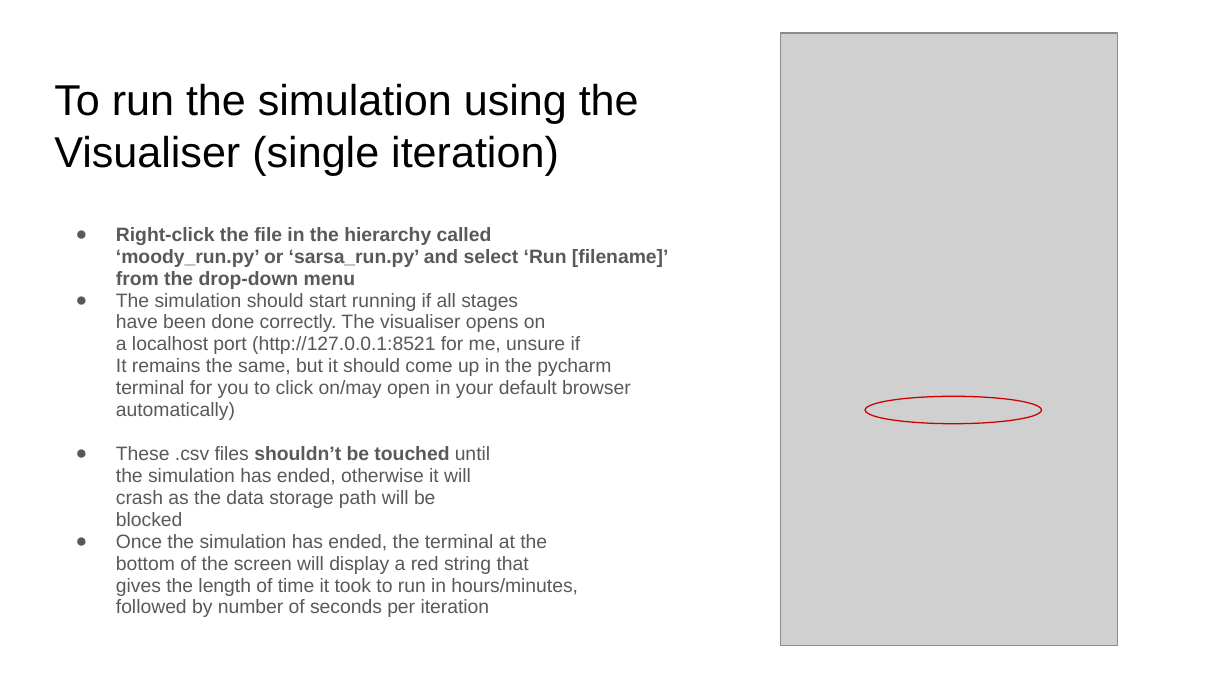
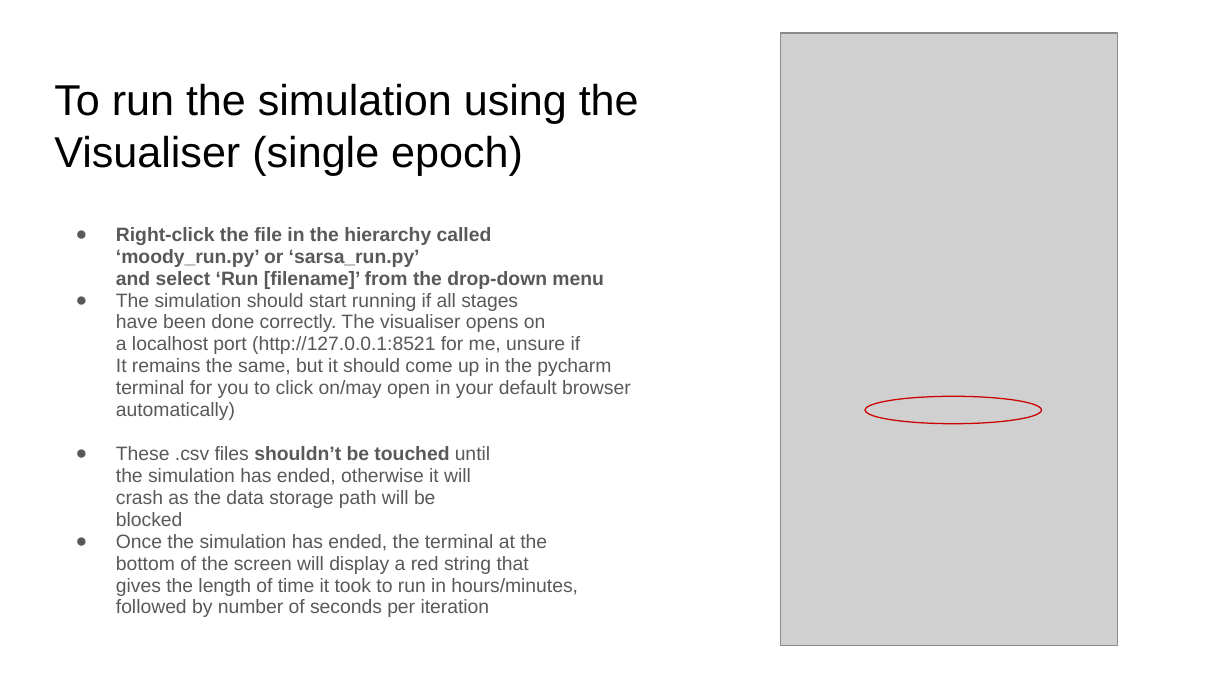
Before and after one commit to seifely/pdpython, a slide deck: slide 12 of pdpython_model/Setup and Run Instructions.pptx. Drawn at 1232x693 pixels with LibreOffice and Linux fonts; fonts in the diff are those of the drawing; grey boxes stand for pictures. Boxes give left, top, right and bottom in pixels: in the first picture for what was removed or moved away, otherwise in the second. Text is boxed around its words. In the diff, an @@ line names an element or a change of style, - is before the commit and + after.

```diff
--- a/pdpython_model/Setup and Run Instructions.pptx
+++ b/pdpython_model/Setup and Run Instructions.pptx
@@ title at box(54, 83, 639, 175): text changed @@
-To run the simulation using the
-Visualiser (single iteration)
+To run the simulation using the
+Visualiser (single epoch)
@@ text "Right-click the file in the ..." rewrapped from box(116, 227, 669, 617) to box(116, 227, 631, 617) @@
```
Also in this commit, not shown: 3 other slides changed, 7 other files.
